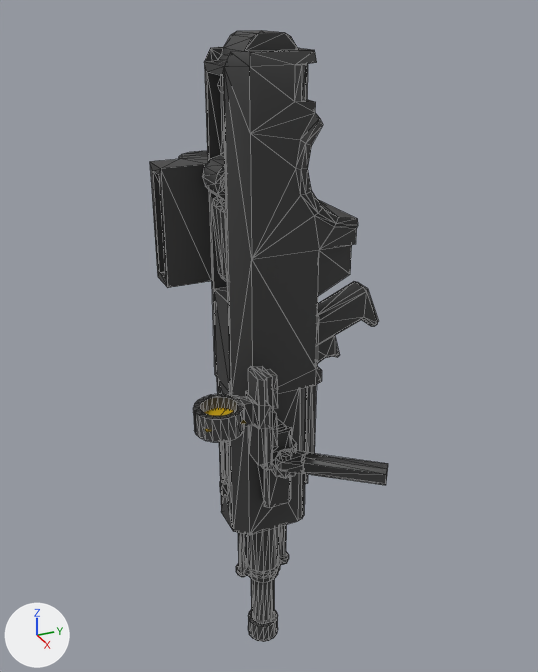
Renders of the COLLADA model Tools/AutoCannon/char_autocannon.dae from each side of a commit.
Before and after are seen from a 50 mm lens placed at (0.0502, -0.0286, 0.024), pointed at (-0.0007, -0.0057, -0.0014). The axes (+X, +Y, +Z) are drawn at lower left. The lights are the same throughout. Mesh edges are drawn as thin lines. Where no turn or scale is listed for an object, it has been applied to the vertices. Vertices at the same position are counted once.

Objects in the first picture: 'AutoCannon'.
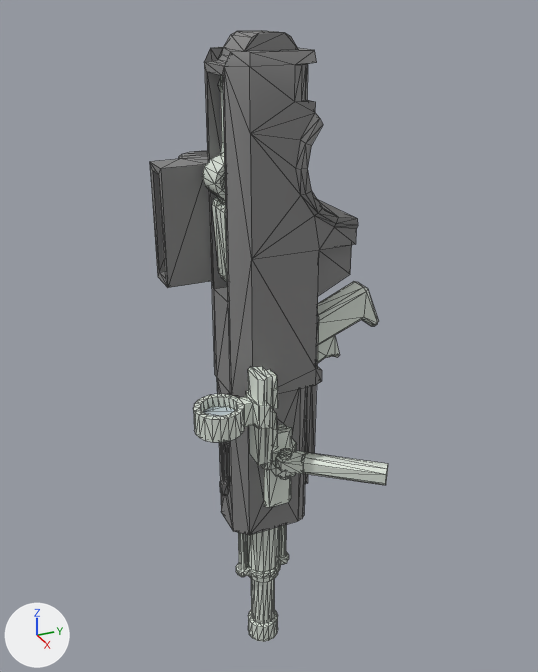
The newer file is also rescaled (x100.0), turned or shifted as a whole; pictures and numbers use the older file's frame.

Changed parts and their boxes (x1, y1, x2, y2) in the pictures (538 x 672 px):
'AutoCannon', recoloured, reshaped (black to grey)
    both: (150, 30, 388, 642)
part 1 of me_autocannonmesh, added
    after: (279, 449, 292, 459)
part 2 of me_autocannonmesh, built on
    before: (193, 408, 246, 432)
    after: (203, 407, 235, 416)
part 3 of me_autocannonmesh, deleted
    before: (279, 450, 292, 479)
part 4 of me_autocannonmesh, recoloured
    both: (193, 142, 388, 642)

The change, as a list of edits to the scene's bpy script:
```text
Change mat_autocannon1:
    mat_autocannon1.base_color: (0.0445, 0.0445, 0.0445) -> (0.233, 0.233, 0.233)  # black #3c3c3c -> grey #858585
Add mat_autocannon2:
    mat_autocannon2 = principled_material('Autocannon2')
    mat_autocannon2.base_color = (0.739, 0.8, 0.725)  # white #dfe7dd
Add mat_glass:
    mat_glass = principled_material('Glass')
    mat_glass.base_color = (0.658, 0.745, 0.8)  # white #d4e0e7
    mat_glass.metallic = 0.467
Change me_autocannonmesh:
    used by ob_autocannon; location = (0.0, 0.0, 0.0)
    remove me_autocannonmesh.from_pydata(...)  # 1112 vertices, 2028 faces; spans x -0.0072..0.0104, y -0.0143..0.0038, z -0.0328..0.0218
    remove me_autocannonmesh.materials.append(mat_scope)  # yellow #cca400
    add me_autocannonmesh.from_pydata(...)  # 1146 vertices, 2060 faces; spans x -0.0072..0.0104, y -0.0143..0.0038, z -0.0328..0.0218
    me_autocannonmesh part 1: a new loose piece of 20 vertices spanning x 0.0044..0.0054, y -0.0073..-0.0063, z -0.0094..-0.009, in mat_autocannon2 (white #dfe7dd)
    me_autocannonmesh part 2: 4 vertices removed from x 0.0039..0.0069, y -0.014..-0.011, z -0.0042; 16 vertices added at x 0.0038..0.0069, y -0.014..-0.0109, z -0.0043..-0.0041
    me_autocannonmesh part 3: 16 vertices removed from x 0.0044..0.0054, y -0.0073..-0.0063, z -0.0112..-0.0091
    me_autocannonmesh part 4: 861 faces spanning x -0.0072..0.0104, y -0.0143..0.0038, z -0.0328..0.0189 switch from mat_autocannon1 (black #3c3c3c) to mat_autocannon2 (white #dfe7dd)
    add me_autocannonmesh.materials.append(mat_glass)  # white #d4e0e7
```
